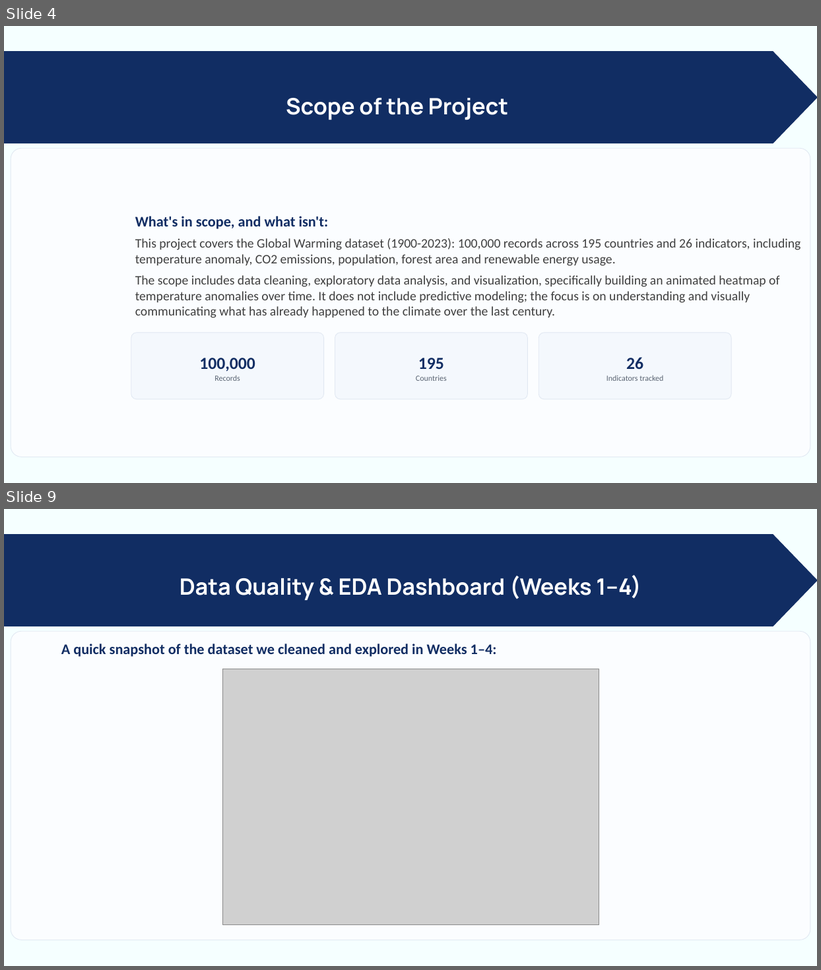
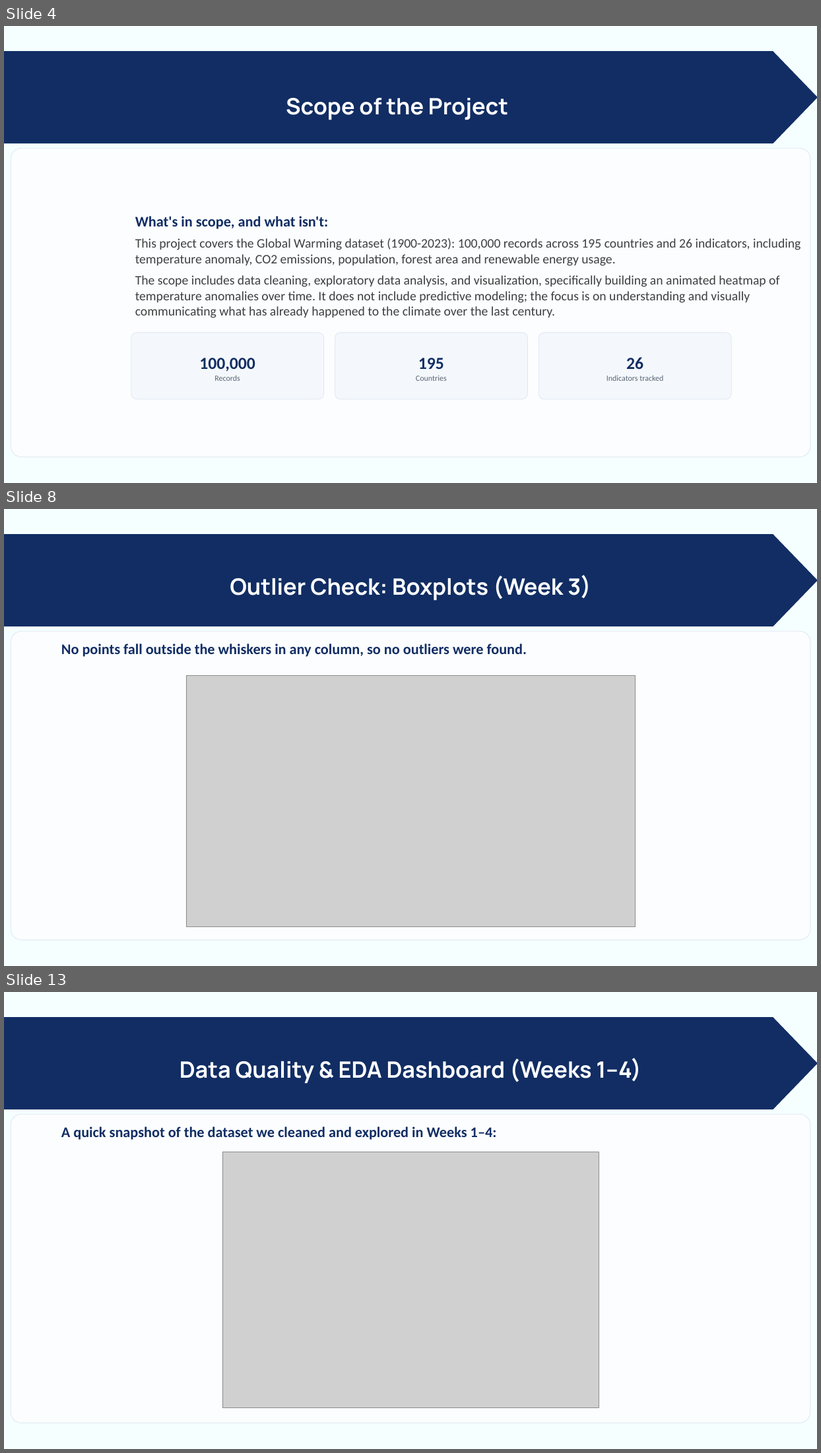
Before and after one commit to vanadhi-re/24ADI204_DSV_Team-17, a slide deck: Week 5/24ADI204-Midreview.pptx. Shown one above the other, each under a label of ours: slides 4 and 9 before the commit, slides 4, 8 and 13 after it; the slides between them are not shown. The pictures are 821x970 and 821x1453 pixels, drawn with LibreOffice and Linux fonts; fonts in the diff are those of the drawing; grey boxes stand for pictures. Boxes give left, top, right and bottom in pixels: in the first picture for what was removed or moved away, otherwise in the second. Text is boxed around its words. In the diff, an @@ line names an element or a change of style, - is before the commit and + after.

```diff
--- a/Week 5/24ADI204-Midreview.pptx
+++ b/Week 5/24ADI204-Midreview.pptx
@@ slide 8 added at (4,509,817,966), background #F5FFFF @@
@@ freeform shape added at (4,535,817,626), fill #112D63, outline #112D63 1.5 pt @@
@@ text added at (230,575,591,601), 40 pt, text #FFFFFF, bold @@
+Outlier Check: Boxplots (Week 3)
@@ rounded rectangle added at (11,631,811,941), fill #FBFDFF, outline #E1E8F2 1 pt @@
@@ text added at (61,644,527,657), 26 pt, text #112D63, bold @@
+No points fall outside the whiskers in any column, so no outliers were found.
@@ picture added at (186,676,635,927) @@
@@ what was slide 9 is now slide 13 @@
```
Also in this commit, not shown: 9 slides changed, 3 other slides added, 2 other files.
